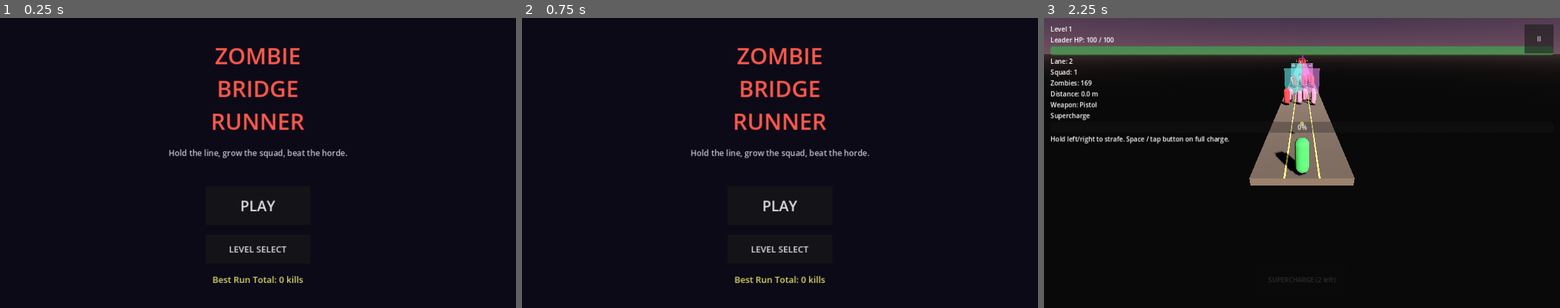
Above: before the commit, frames 1-3 (left to right).
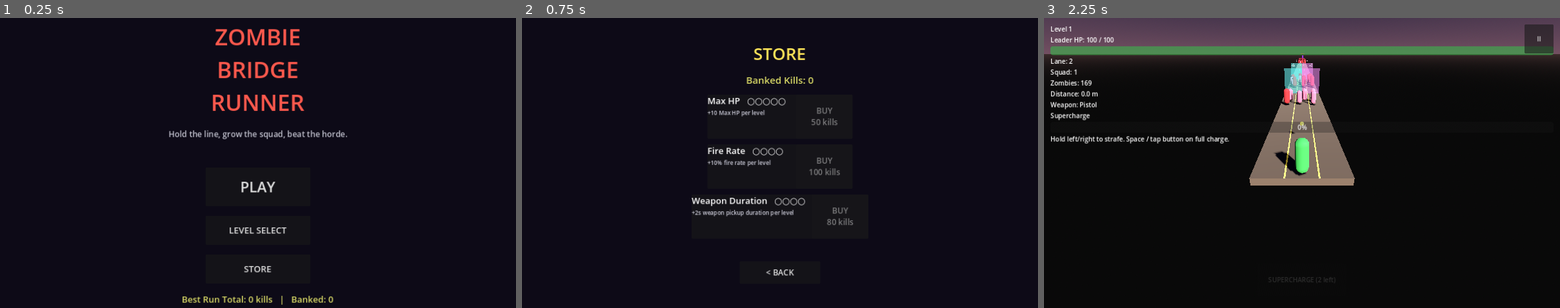
Above: after the commit, the same moments.

Repository: PawandeepSinghKhalsa/Hold-the-Line
Game: Godot game, scene res://scenes/title.tscn
Same seed, same stepped clock (60 frames per second), same inputs: the game is played once before the commit and once after it.
Inputs (mouse positions are in pixels of both pictures, inside the frame that each line leads up to):
- Up to frame 1 (0.25 s): no input
- Up to frame 2 (0.75 s): click (780, 267) at 0.5 s, where only the run after the commit has a clickable "STORE"
- Up to frame 3 (2.25 s): click (1302, 273) at 1.25 s, where only the run after the commit has a clickable "< BACK"; click "PLAY" at 2 s

The runs differ from the first frame. In frame 1, 5.1% of the frame differs, in the area x 32-68%, y 3-99%; in frame 2, 4.2%; in frame 3, nothing differs.
Error in both runs: Invalid access to property or key 'lane_index' on a base object of type 'CharacterBody3D (soldier.gd)'. (res://scripts/hud.gd:64)

Commit message:
Add store + banked-kills progression for permanent upgrades
Meta-progression layer. Every run's kill count lands in a persistent
bank the player can spend on permanent upgrades between runs.

LevelManager:
- New banked_kills int + upgrade_levels dict persisted to
  user://progress.cfg alongside per-level best kills.
- UPGRADES catalog (hp / fire_rate / weapon_duration) with max_level,
  per-level cost array, per-level effect size.
- add_banked_kills(), buy_upgrade(), upgrade_next_cost(),
  upgrade_level() helpers.
- effective_max_hp(base), effective_fire_rate_multiplier(),
  effective_weapon_duration(base) are read from soldier / game_manager
  at run start so purchased upgrades apply on the next run without
  a reload.

Upgrade tiers:
- Max HP:          +10 per level (max 5 -> +50), costs 50 / 100 / 200
                   / 400 / 800 banked kills.
- Fire Rate:       +10% per level (max 4 -> +40%), costs 100 / 200 /
                   400 / 800.
- Weapon Duration: +2s per level (max 4 -> +8s), costs 80 / 160 / 320
                   / 640.

Integration:
- soldier.gd: MAX_HP -> BASE_MAX_HP constant. max_hp var is read from
  LevelManager.effective_max_hp on _ready, so the Leader HP bar
  reflects the upgraded pool.
- game_manager.gd: current_fire_interval multiplies by both the
  supercharge boost AND LevelManager.effective_fire_rate_multiplier,
  so upgrades stack with temp buffs. activate_weapon pulls duration
  from LevelManager so the pickup timer obeys upgrades.
- hud.gd: MAX_HP reference fixed to the new max_hp var.

New Store screen:
- scenes/store.tscn + scripts/store.gd build one card per upgrade
  dynamically from LevelManager.UPGRADES. Each card shows pip
  progress (●●○○○), the description, and a BUY button that disables
  when maxed or underfunded.
- Cards rebuild on banked_kills_changed and upgrade_purchased signals.

Title screen:
- scenes/title.tscn adds a STORE button between Level Select and the
  best-total label.
- title.gd shows "Best Run Total: X   |   Banked: Y" so the player
  knows their spending budget at a glance.

HUD run-end banner:
- After victory or defeat, the kills for this run are banked via
  LevelManager.add_banked_kills. The banner appends "(+N banked)" so
  the reward is visible immediately.

https://claude.ai/code/session_01WNZkPqonAe5zQESFZUsP36

Diff:
--- /dev/null
+++ b/scenes/store.tscn
@@ -0,0 +1,66 @@
+[gd_scene load_steps=2 format=3]
+
+[ext_resource type="Script" path="res://scripts/store.gd" id="1_store"]
+
+[node name="Store" type="Control"]
+anchors_preset = 15
+anchor_right = 1.0
+anchor_bottom = 1.0
+grow_horizontal = 2
+grow_vertical = 2
+script = ExtResource("1_store")
+
+[node name="Background" type="ColorRect" parent="."]
+anchors_preset = 15
+anchor_right = 1.0
+anchor_bottom = 1.0
+grow_horizontal = 2
+grow_vertical = 2
+color = Color(0.05, 0.04, 0.09, 1)
+mouse_filter = 2
+
+[node name="Margin" type="MarginContainer" parent="."]
+anchors_preset = 15
+anchor_right = 1.0
+anchor_bottom = 1.0
+offset_left = 32.0
+offset_top = 48.0
+offset_right = -32.0
+offset_bottom = -48.0
+grow_horizontal = 2
+grow_vertical = 2
+
+[node name="VBox" type="VBoxContainer" parent="Margin"]
+layout_mode = 2
+alignment = 1
+theme_override_constants/separation = 18
+
+[node name="TitleLabel" type="Label" parent="Margin/VBox"]
+layout_mode = 2
+theme_override_colors/font_color = Color(1, 0.9, 0.35, 1)
+theme_override_font_sizes/font_size = 42
+text = "STORE"
+horizontal_alignment = 1
+
+[node name="BankedLabel" type="Label" parent="Margin/VBox"]
+layout_mode = 2
+theme_override_colors/font_color = Color(0.85, 0.85, 0.4, 1)
+theme_override_font_sizes/font_size = 24
+text = "Banked Kills: 0"
+horizontal_alignment = 1
+
+[node name="Cards" type="VBoxContainer" parent="Margin/VBox"]
+layout_mode = 2
+alignment = 1
+theme_override_constants/separation = 14
+
+[node name="Spacer" type="Control" parent="Margin/VBox"]
+custom_minimum_size = Vector2(0, 20)
+layout_mode = 2
+
+[node name="BackButton" type="Button" parent="Margin/VBox"]
+custom_minimum_size = Vector2(200, 56)
+layout_mode = 2
+size_flags_horizontal = 4
+theme_override_font_sizes/font_size = 20
+text = "< BACK"
--- a/scenes/title.tscn
+++ b/scenes/title.tscn
@@ -70,6 +70,13 @@
 theme_override_font_sizes/font_size = 22
 text = "LEVEL SELECT"
 
+[node name="StoreButton" type="Button" parent="Margin/VBox"]
+custom_minimum_size = Vector2(260, 72)
+layout_mode = 2
+size_flags_horizontal = 4
+theme_override_font_sizes/font_size = 22
+text = "STORE"
+
 [node name="BestLabel" type="Label" parent="Margin/VBox"]
 layout_mode = 2
 theme_override_colors/font_color = Color(0.85, 0.85, 0.4, 1)
--- a/scripts/game_manager.gd
+++ b/scripts/game_manager.gd
@@ -211,7 +211,7 @@
 	if weapon_id == WEAPON_DEFAULT:
 		return
 	active_weapon = weapon_id
-	_weapon_time_left = WEAPON_PICKUP_DURATION
+	_weapon_time_left = LevelManager.effective_weapon_duration(WEAPON_PICKUP_DURATION)
 	weapon_changed.emit(active_weapon, _weapon_time_left)
 
 
@@ -231,7 +231,8 @@
 			interval = base_interval * 3.0  # slowest, but blasts a crowd
 		_:
 			interval = base_interval
-	return interval / fire_rate_multiplier()
+	var total_mult: float = fire_rate_multiplier() * LevelManager.effective_fire_rate_multiplier()
+	return interval / total_mult
 
 
 func end_run(won: bool) -> void:
--- a/scripts/hud.gd
+++ b/scripts/hud.gd
@@ -64,7 +64,7 @@
 			_on_lane_changed(soldier_node.lane_index)
 		if soldier_node.has_signal("hp_changed"):
 			soldier_node.hp_changed.connect(_on_leader_hp_changed)
-			_on_leader_hp_changed(soldier_node.hp, soldier_node.MAX_HP)
+			_on_leader_hp_changed(soldier_node.hp, soldier_node.max_hp)
 
 
 func _unhandled_input(event: InputEvent) -> void:
@@ -196,8 +196,11 @@
 	var kills: int = GameManager.kills_this_run
 	var new_record: bool = LevelManager.record_kills(LevelManager.current_level, kills)
 	var record_suffix: String = "  ★ NEW RECORD" if new_record else ""
+	# Every run banks its kills toward the Store — win or lose.
+	LevelManager.add_banked_kills(kills)
+	var banked_suffix: String = "  (+%d banked)" % kills if kills > 0 else ""
 	if won:
-		banner.text = "VICTORY — %d kills%s" % [kills, record_suffix]
+		banner.text = "VICTORY — %d kills%s%s" % [kills, record_suffix, banked_suffix]
 		banner.modulate = Color(0.4, 1, 0.5, 1)
 		Effects.spawn_victory_celebration()
 		if LevelManager.has_next():
@@ -205,7 +208,7 @@
 		else:
 			post_run_button.text = "YOU BEAT THE GAME — play again"
 	else:
-		banner.text = "GAME OVER — %d kills%s" % [kills, record_suffix]
+		banner.text = "GAME OVER — %d kills%s%s" % [kills, record_suffix, banked_suffix]
 		banner.modulate = Color(1, 0.4, 0.4, 1)
 		post_run_button.text = "RETRY"
 	hint_label.text = ""
--- a/scripts/level_manager.gd
+++ b/scripts/level_manager.gd
@@ -1,47 +1,61 @@
 extends Node
 
 # Autoload singleton. Tracks which level the player is on and where to find
-# its scene file. GameManager owns run state; LevelManager owns progression
-# and persists best-kill counts per level to user://progress.cfg.
+# its scene file. Also owns the player's persistent progression — best kill
+# counts per level, banked kills, and purchased upgrade levels — all stored
+# in user://progress.cfg via ConfigFile.
 
 signal level_changed(level_index: int)
 signal best_kills_updated(level_index: int, kills: int)
+signal banked_kills_changed(kills: int)
+signal upgrade_purchased(upgrade_key: String, new_level: int)
 
 const PROGRESS_PATH := "user://progress.cfg"
 
 const LEVELS: Array = [
-	{
-		"name": "Level 1",
-		"scene": "res://scenes/main.tscn",
+	{"name": "Level 1", "scene": "res://scenes/main.tscn"},
+	{"name": "Level 2", "scene": "res://scenes/level_2.tscn"},
+	{"name": "Level 3", "scene": "res://scenes/level_3.tscn"},
+	{"name": "Level 4", "scene": "res://scenes/level_4.tscn"},
+	{"name": "Level 5 - Twin Bosses", "scene": "res://scenes/level_5.tscn"},
+	{"name": "Level 6 - Triple Boss", "scene": "res://scenes/level_6.tscn"},
+	{"name": "Endless", "scene": "res://scenes/level_endless.tscn"},
+]
+
+# Upgrade catalog. Each key maps to max_level, per-level cost list, and
+# the per-level effect size (raw — callers convert to gameplay units).
+const UPGRADES: Dictionary = {
+	"hp": {
+		"name": "Max HP",
+		"description": "+10 Max HP per level",
+		"max_level": 5,
+		"costs": [50, 100, 200, 400, 800],
+		"per_level": 10.0,
 	},
-	{
-		"name": "Level 2",
-		"scene": "res://scenes/level_2.tscn",
+	"fire_rate": {
+		"name": "Fire Rate",
+		"description": "+10% fire rate per level",
+		"max_level": 4,
+		"costs": [100, 200, 400, 800],
+		"per_level": 0.1,
 	},
-	{
-		"name": "Level 3",
-		"scene": "res://scenes/level_3.tscn",
+	"weapon_duration": {
+		"name": "Weapon Duration",
+		"description": "+2s weapon pickup duration per level",
+		"max_level": 4,
+		"costs": [80, 160, 320, 640],
+		"per_level": 2.0,
 	},
-	{
-		"name": "Level 4",
-		"scene": "res://scenes/level_4.tscn",
-	},
-	{
-		"name": "Level 5 - Twin Bosses",
-		"scene": "res://scenes/level_5.tscn",
-	},
-	{
-		"name": "Level 6 - Triple Boss",
-		"scene": "res://scenes/level_6.tscn",
-	},
-	{
-		"name": "Endless",
-		"scene": "res://scenes/level_endless.tscn",
-	},
-]
+}
 
 var current_level: int = 0
 var best_kills: Array[int] = []
+var banked_kills: int = 0
+var upgrade_levels: Dictionary = {
+	"hp": 0,
+	"fire_rate": 0,
+	"weapon_duration": 0,
+}
 
 
 func _ready() -> void:
@@ -80,8 +94,7 @@
 
 
 func load_current() -> void:
-	var path: String = current_scene_path()
-	get_tree().change_scene_to_file(path)
+	get_tree().change_scene_to_file(current_scene_path())
 
 
 func load_next() -> void:
@@ -99,9 +112,6 @@
 	get_tree().change_scene_to_file("res://scenes/title.tscn")
 
 
-# Returns true if the given kill count beats the stored best for that
-# level. Caller (usually the HUD on run end) uses the result to show a
-# "NEW RECORD" badge.
 func record_kills(level_index: int, kills: int) -> bool:
 	if level_index < 0 or level_index >= LEVELS.size():
 		return false
@@ -126,17 +136,78 @@
 	return total
 
 
+# Runs kill into the permanent bank that the store spends.
+func add_banked_kills(n: int) -> void:
+	if n <= 0:
+		return
+	banked_kills += n
+	banked_kills_changed.emit(banked_kills)
+	_save_progress()
+
+
+func upgrade_level(key: String) -> int:
+	return int(upgrade_levels.get(key, 0))
+
+
+func upgrade_max_level(key: String) -> int:
+	var entry: Dictionary = UPGRADES.get(key, {})
+	return int(entry.get("max_level", 0))
+
+
+# -1 means maxed out. Otherwise the cost to buy the next level.
+func upgrade_next_cost(key: String) -> int:
+	var entry: Dictionary = UPGRADES.get(key, {})
+	var level: int = upgrade_level(key)
+	var max_level: int = int(entry.get("max_level", 0))
+	if level >= max_level:
+		return -1
+	var costs: Array = entry.get("costs", [])
+	if level >= costs.size():
+		return -1
+	return int(costs[level])
+
+
+func buy_upgrade(key: String) -> bool:
+	var cost: int = upgrade_next_cost(key)
+	if cost < 0 or banked_kills < cost:
+		return false
+	banked_kills -= cost
+	upgrade_levels[key] = upgrade_level(key) + 1
+	banked_kills_changed.emit(banked_kills)
+	upgrade_purchased.emit(key, upgrade_levels[key])
+	_save_progress()
+	return true
+
+
+# Effective stats applied by GameManager / soldier at run start.
+func effective_max_hp(base_max_hp: int) -> int:
+	return base_max_hp + upgrade_level("hp") * 10
+
+
+func effective_fire_rate_multiplier() -> float:
+	return 1.0 + upgrade_level("fire_rate") * 0.1
+
+
+func effective_weapon_duration(base_duration: float) -> float:
+	return base_duration + upgrade_level("weapon_duration") * 2.0
+
+
 func _load_progress() -> void:
 	var cfg: ConfigFile = ConfigFile.new()
-	var err: int = cfg.load(PROGRESS_PATH)
-	if err != OK:
+	if cfg.load(PROGRESS_PATH) != OK:
 		return
 	for i in LEVELS.size():
 		best_kills[i] = int(cfg.get_value("progress", "best_kills_%d" % i, 0))
+	banked_kills = int(cfg.get_value("progress", "banked_kills", 0))
+	for key in UPGRADES.keys():
+		upgrade_levels[key] = int(cfg.get_value("upgrades", key, 0))
 
 
 func _save_progress() -> void:
 	var cfg: ConfigFile = ConfigFile.new()
 	for i in LEVELS.size():
 		cfg.set_value("progress", "best_kills_%d" % i, best_kills[i])
+	cfg.set_value("progress", "banked_kills", banked_kills)
+	for key in UPGRADES.keys():
+		cfg.set_value("upgrades", key, upgrade_level(key))
 	cfg.save(PROGRESS_PATH)
--- a/scripts/soldier.gd
+++ b/scripts/soldier.gd
@@ -15,11 +15,12 @@
 const BRIDGE_HALF_WIDTH := 2.1
 const FIRE_INTERVAL := 0.33
 const BULLET_SPAWN_OFFSET := Vector3(0, 0.9, -0.5)
-const MAX_HP := 100
+const BASE_MAX_HP := 100
 
 @export var bullet_scene: PackedScene
 
-var hp: int = MAX_HP
+var max_hp: int = BASE_MAX_HP
+var hp: int = BASE_MAX_HP
 var _fire_cooldown: float = 0.0
 var _touch_down: bool = false
 var _last_reported_lane: int = -1
@@ -28,8 +29,9 @@
 func _ready() -> void:
 	GameManager.reset()
 	add_to_group("soldier")
-	hp = MAX_HP
-	hp_changed.emit(hp, MAX_HP)
+	max_hp = LevelManager.effective_max_hp(BASE_MAX_HP)
+	hp = max_hp
+	hp_changed.emit(hp, max_hp)
 	_emit_lane_for_current_x()
 
 
@@ -138,13 +140,13 @@
 func take_melee_hit() -> void:
 	# Legacy method name — zombies now call take_damage for DPS, but keep
 	# this as an alias so the Phase-2 insta-kill callers still work.
-	take_damage(MAX_HP)
+	take_damage(max_hp)
 
 
 func take_damage(amount: int) -> void:
 	if not GameManager.is_running or hp <= 0:
 		return
 	hp = max(0, hp - amount)
-	hp_changed.emit(hp, MAX_HP)
+	hp_changed.emit(hp, max_hp)
 	if hp <= 0:
 		GameManager.end_run(false)
--- /dev/null
+++ b/scripts/store.gd
@@ -0,0 +1,99 @@
+extends Control
+
+# Store screen. Spends banked kills (earned across all runs) on
+# permanent upgrades: Max HP, Fire Rate, Weapon Duration. Each upgrade
+# has a fixed max level and per-level cost curve owned by LevelManager.
+# Cards are built dynamically so adding a new upgrade only requires
+# extending LevelManager.UPGRADES.
+
+@onready var banked_label: Label = $Margin/VBox/BankedLabel
+@onready var back_button: Button = $Margin/VBox/BackButton
+@onready var cards_container: VBoxContainer = $Margin/VBox/Cards
+
+var _upgrade_keys: Array = []
+
+
+func _ready() -> void:
+	back_button.pressed.connect(_on_back_pressed)
+	LevelManager.banked_kills_changed.connect(_on_banked_changed)
+	LevelManager.upgrade_purchased.connect(_on_upgrade_purchased)
+	_upgrade_keys = LevelManager.UPGRADES.keys()
+	_build_cards()
+	_update_banked_label()
+
+
+func _build_cards() -> void:
+	for child in cards_container.get_children():
+		child.queue_free()
+	for key in _upgrade_keys:
+		cards_container.add_child(_make_card(key))
+
+
+func _make_card(key: String) -> Control:
+	var upgrade: Dictionary = LevelManager.UPGRADES[key]
+	var panel: PanelContainer = PanelContainer.new()
+	panel.custom_minimum_size = Vector2(360, 110)
+	panel.size_flags_horizontal = Control.SIZE_SHRINK_CENTER
+
+	var row: HBoxContainer = HBoxContainer.new()
+	row.add_theme_constant_override("separation", 16)
+	panel.add_child(row)
+
+	var info: VBoxContainer = VBoxContainer.new()
+	info.size_flags_horizontal = Control.SIZE_EXPAND_FILL
+	row.add_child(info)
+
+	var title_label: Label = Label.new()
+	title_label.text = "%s   %s" % [upgrade.name, _pips(key, upgrade.max_level)]
+	title_label.add_theme_font_size_override("font_size", 22)
+	info.add_child(title_label)
+
+	var desc_label: Label = Label.new()
+	desc_label.text = upgrade.description
+	desc_label.add_theme_font_size_override("font_size", 14)
+	desc_label.modulate = Color(0.8, 0.8, 0.85, 1)
+	info.add_child(desc_label)
+
+	var buy_button: Button = Button.new()
+	buy_button.custom_minimum_size = Vector2(140, 80)
+	buy_button.focus_mode = Control.FOCUS_NONE
+	buy_button.add_theme_font_size_override("font_size", 20)
+	var cost: int = LevelManager.upgrade_next_cost(key)
+	if cost < 0:
+		buy_button.text = "MAX"
+		buy_button.disabled = true
+	else:
+		buy_button.text = "BUY\n%d kills" % cost
+		buy_button.disabled = LevelManager.banked_kills < cost
+	buy_button.pressed.connect(_on_buy_pressed.bind(key))
+	row.add_child(buy_button)
+
+	return panel
+
+
+func _pips(key: String, max_level: int) -> String:
+	var current: int = LevelManager.upgrade_level(key)
+	var filled: String = "●".repeat(current)
+	var empty: String = "○".repeat(max_level - current)
+	return filled + empty
+
+
+func _on_buy_pressed(key: String) -> void:
+	LevelManager.buy_upgrade(key)
+
+
+func _on_banked_changed(_kills: int) -> void:
+	_update_banked_label()
+	_build_cards()
+
+
+func _on_upgrade_purchased(_key: String, _level: int) -> void:
+	_build_cards()
+
+
+func _update_banked_label() -> void:
+	banked_label.text = "Banked Kills: %d" % LevelManager.banked_kills
+
+
+func _on_back_pressed() -> void:
+	get_tree().change_scene_to_file("res://scenes/title.tscn")
--- a/scripts/title.gd
+++ b/scripts/title.gd
@@ -1,18 +1,23 @@
 extends Control
 
-# Title screen. Two primary buttons: Play (starts Level 1) and
-# Level Select (opens the level-select screen). Shows the total
-# best kills across all levels as a persistent player stat.
+# Title screen. Three primary buttons: Play (starts Level 1), Level
+# Select (opens the level-select screen), Store (permanent upgrades).
+# Shows the total best kills across all levels as a player stat.
 
 @onready var best_label: Label = $Margin/VBox/BestLabel
 @onready var play_button: Button = $Margin/VBox/PlayButton
 @onready var level_select_button: Button = $Margin/VBox/LevelSelectButton
+@onready var store_button: Button = $Margin/VBox/StoreButton
 
 
 func _ready() -> void:
 	play_button.pressed.connect(_on_play_pressed)
 	level_select_button.pressed.connect(_on_level_select_pressed)
-	best_label.text = "Best Run Total: %d kills" % LevelManager.best_total()
+	store_button.pressed.connect(_on_store_pressed)
+	best_label.text = "Best Run Total: %d kills   |   Banked: %d" % [
+		LevelManager.best_total(),
+		LevelManager.banked_kills,
+	]
 
 
 func _on_play_pressed() -> void:
@@ -21,3 +26,7 @@
 
 func _on_level_select_pressed() -> void:
 	get_tree().change_scene_to_file("res://scenes/level_select.tscn")
+
+
+func _on_store_pressed() -> void:
+	get_tree().change_scene_to_file("res://scenes/store.tscn")
